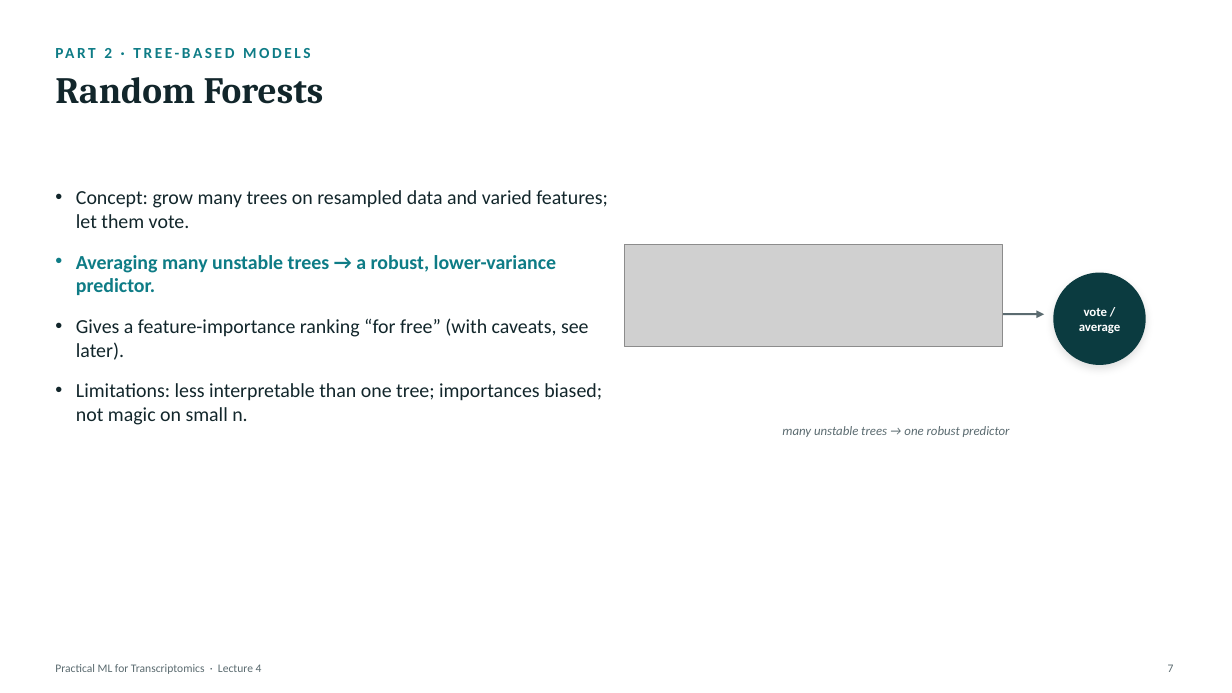
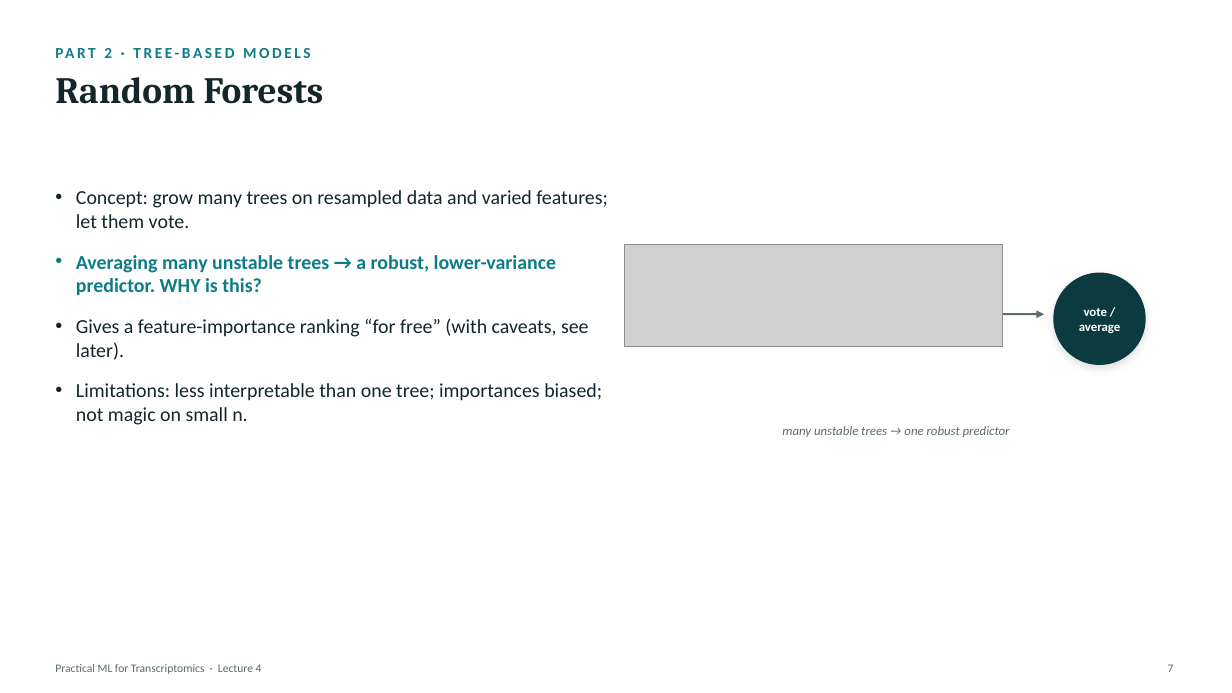
Before and after one commit to zhanyinx/ml26, a slide deck: slide 7 of lessons/lesson04_model_validation/theory/slides/Lecture4 - Model Improvement, Validation, and Interpretation.pptx. Drawn at 1232x693 pixels with LibreOffice and Linux fonts; fonts in the diff are those of the drawing; grey boxes stand for pictures. Boxes give left, top, right and bottom in pixels: in the first picture for what was removed or moved away, otherwise in the second. Text is boxed around its words. In the diff, an @@ line names an element or a change of style, - is before the commit and + after.

```diff
--- a/lessons/lesson04_model_validation/theory/slides/Lecture4 - Model Improvement, Validation, and Interpretation.pptx
+++ b/lessons/lesson04_model_validation/theory/slides/Lecture4 - Model Improvement, Validation, and Interpretation.pptx
@@ text at box(76, 255, 556, 295): text changed @@
-• Averaging many unstable trees → a robust, lower-variance predictor.
+• Averaging many unstable trees → a robust, lower-variance predictor. WHY is this?
```
Also in this commit, not shown: 2 other slides changed.
